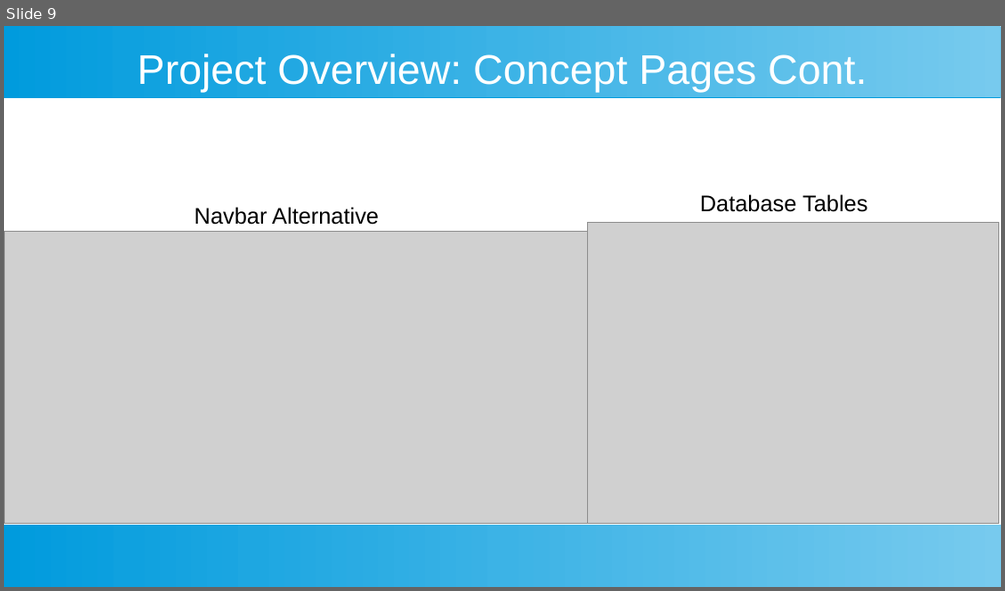
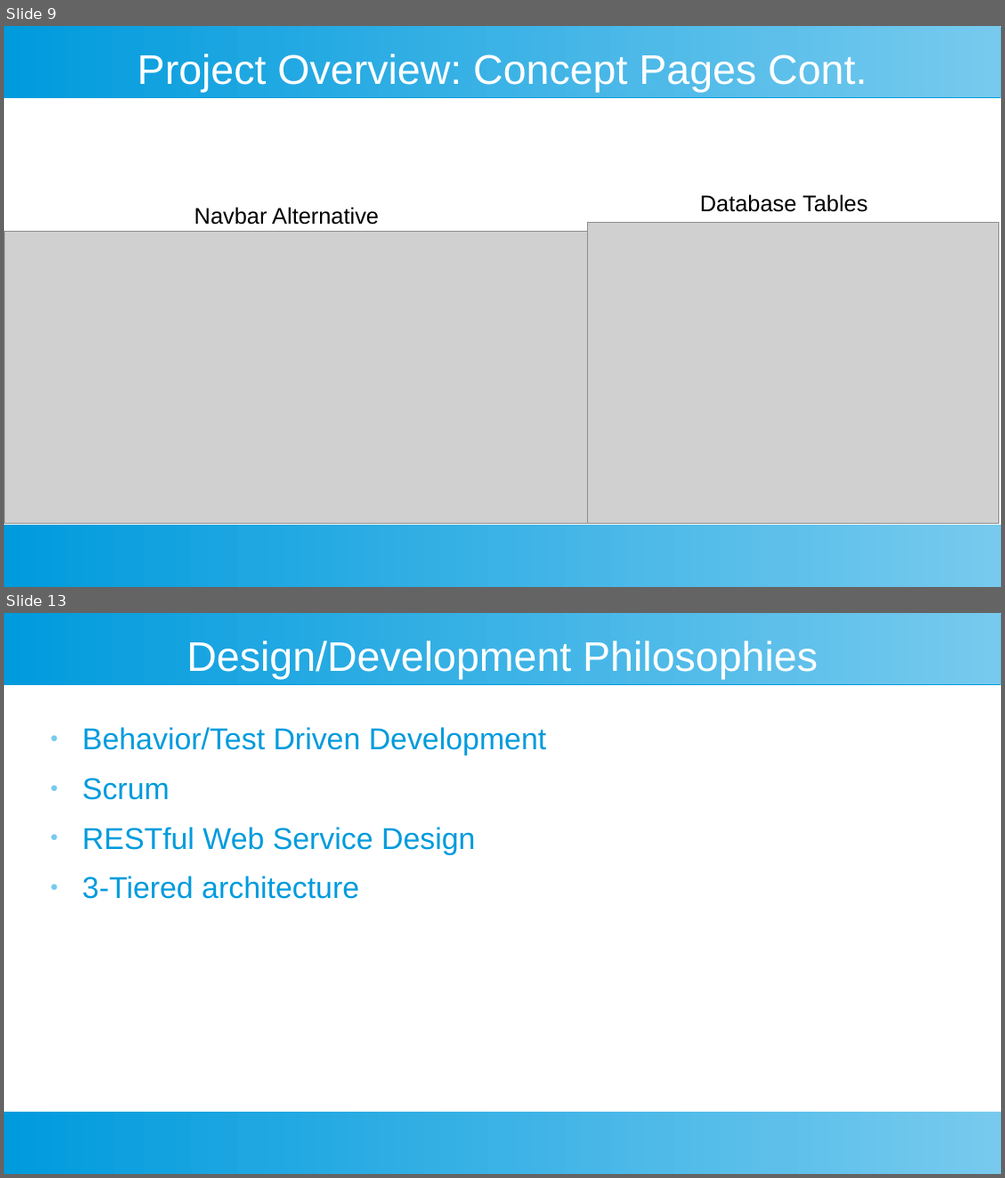
Before and after one commit to cookbook-com/cookbook, a slide deck: Presentation.odp. Shown one above the other, each under a label of ours: slide 9 before the commit, slides 9 and 13 after it; the slides between them are not shown. The pictures are 1005x591 and 1005x1178 pixels, drawn with LibreOffice and Linux fonts; fonts in the diff are those of the drawing; grey boxes stand for pictures. Boxes give left, top, right and bottom in pixels: in the first picture for what was removed or moved away, otherwise in the second. Text is boxed around its words. In the diff, an @@ line names an element or a change of style, - is before the commit and + after.

```diff
--- a/Presentation.odp
+++ b/Presentation.odp
@@ slide 13 added at box(4, 613, 1001, 1174), background #FFFFFF; not listed: 2 template elements that a slide beside it also shows @@
@@ title added at box(186, 641, 817, 679), 33 pt, text #FFFFFF @@
+Design/Development Philosophies
@@ text added at box(82, 727, 547, 899), 24 pt, text #009BDD @@
+● Behavior/Test Driven Development
+● Scrum
+● RESTful Web Service Design
+● 3-Tiered architecture
```
Also in this commit, not shown: 8 other slides added, 2 other files.
